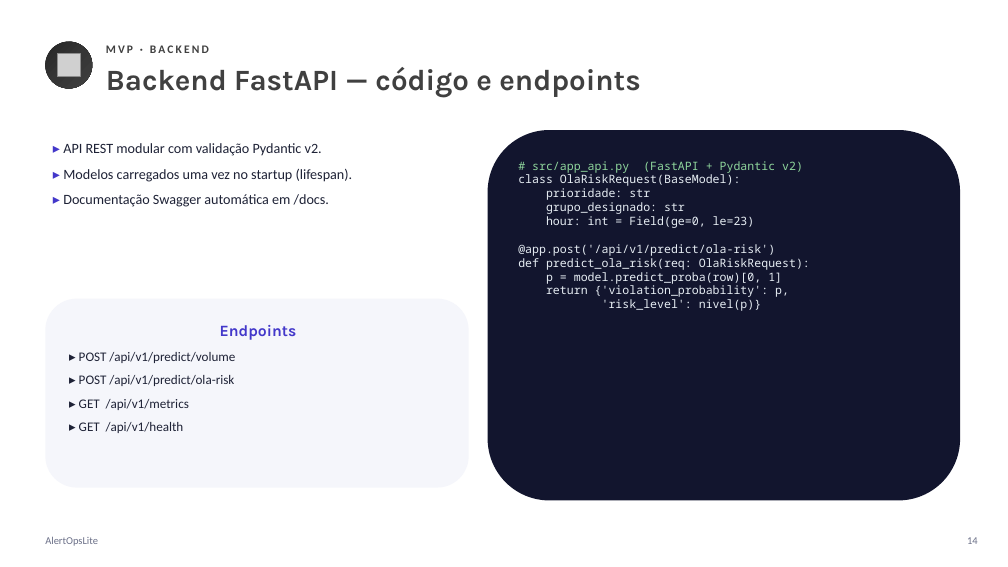
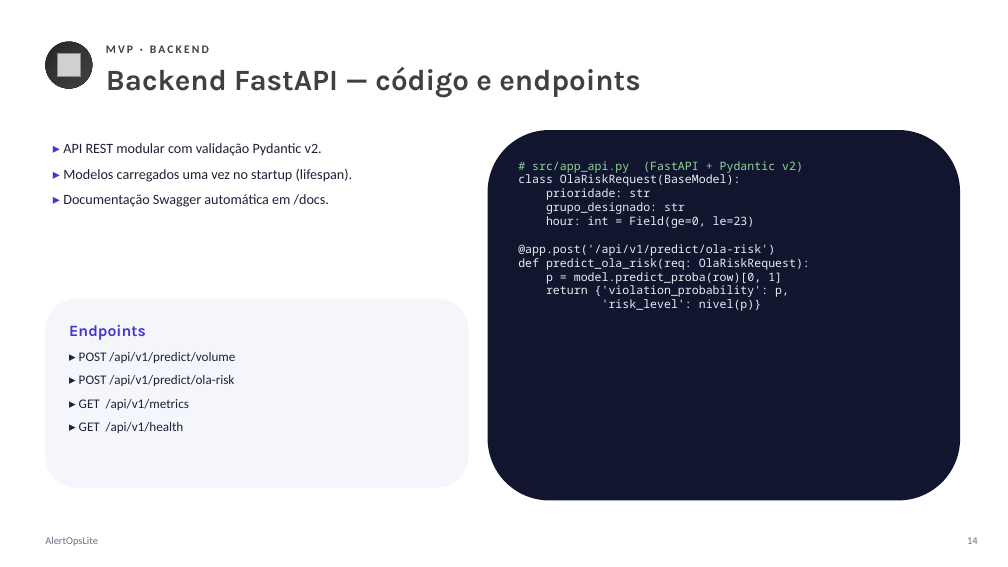
Before and after one commit to matmachado-hub/AlertOpsLite, a slide deck: slide 14 of EC_Sprint_3_2TSCOA_Evidencias_Construcao_AlertOpsLite_GrupoIrmaos.pptx. Drawn at 1008x567 pixels with LibreOffice and Linux fonts; fonts in the diff are those of the drawing; grey boxes stand for pictures. Boxes give left, top, right and bottom in pixels: in the first picture for what was removed or moved away, otherwise in the second. Text is boxed around its words. In the diff, an @@ line names an element or a change of style, - is before the commit and + after.

```diff
--- a/EC_Sprint_3_2TSCOA_Evidencias_Construcao_AlertOpsLite_GrupoIrmaos.pptx
+++ b/EC_Sprint_3_2TSCOA_Evidencias_Construcao_AlertOpsLite_GrupoIrmaos.pptx
@@ text in rounded rectangle at box(69, 325, 146, 340): alignment centre to left @@
```
Also in this commit, not shown: 5 other slides changed, 3 slides added, 7 other files.
